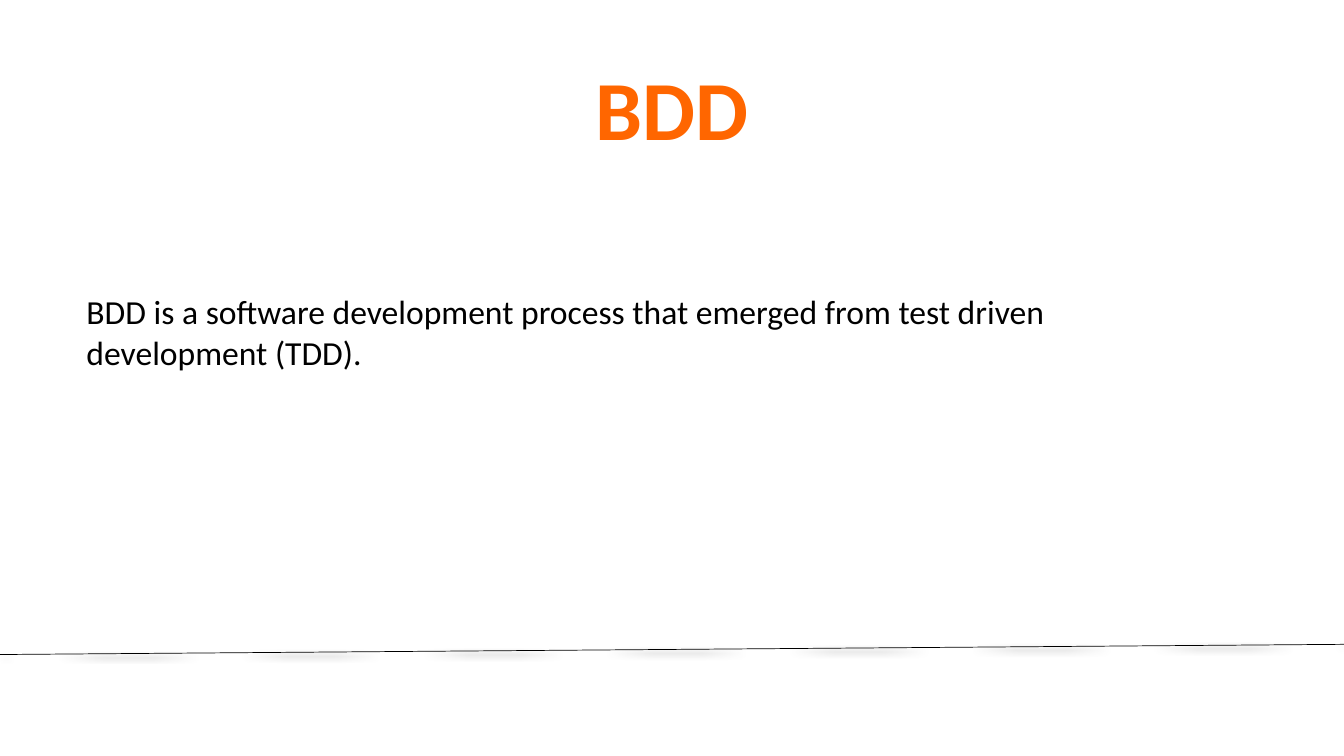
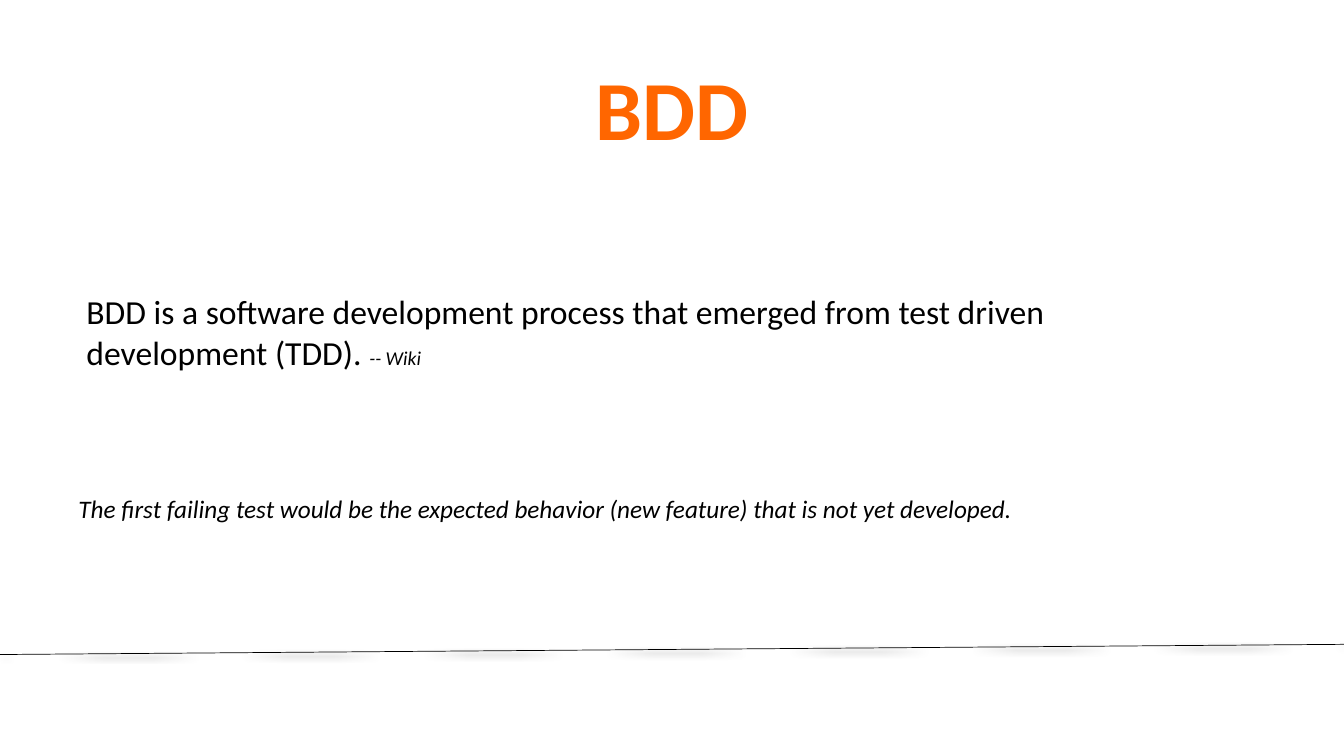
Before and after one commit to kirankoirala/bdd_in_a_nutshell, a slide deck: slide 2 of BDD.pptx. Drawn at 1344x756 pixels with LibreOffice and Linux fonts; fonts in the diff are those of the drawing; background and template pictures are left out. Boxes give left, top, right and bottom in pixels: in the first picture for what was removed or moved away, otherwise in the second. Text is boxed around its words. In the diff, an @@ line names an element or a change of style, - is before the commit and + after.

```diff
--- a/BDD.pptx
+++ b/BDD.pptx
@@ text at box(86, 300, 1044, 371): text changed @@
-BDD is a software development process that emerged from test driven development (TDD).
+BDD is a software development process that emerged from test driven development (TDD). -- Wiki
@@ text added at box(78, 500, 1011, 523), 18 pt, text #000000, italic @@
+The first failing test would be the expected behavior (new feature) that is not yet developed.
```
Also in this commit, not shown: 6 other slides changed, 1 slide added, 2 other files.
